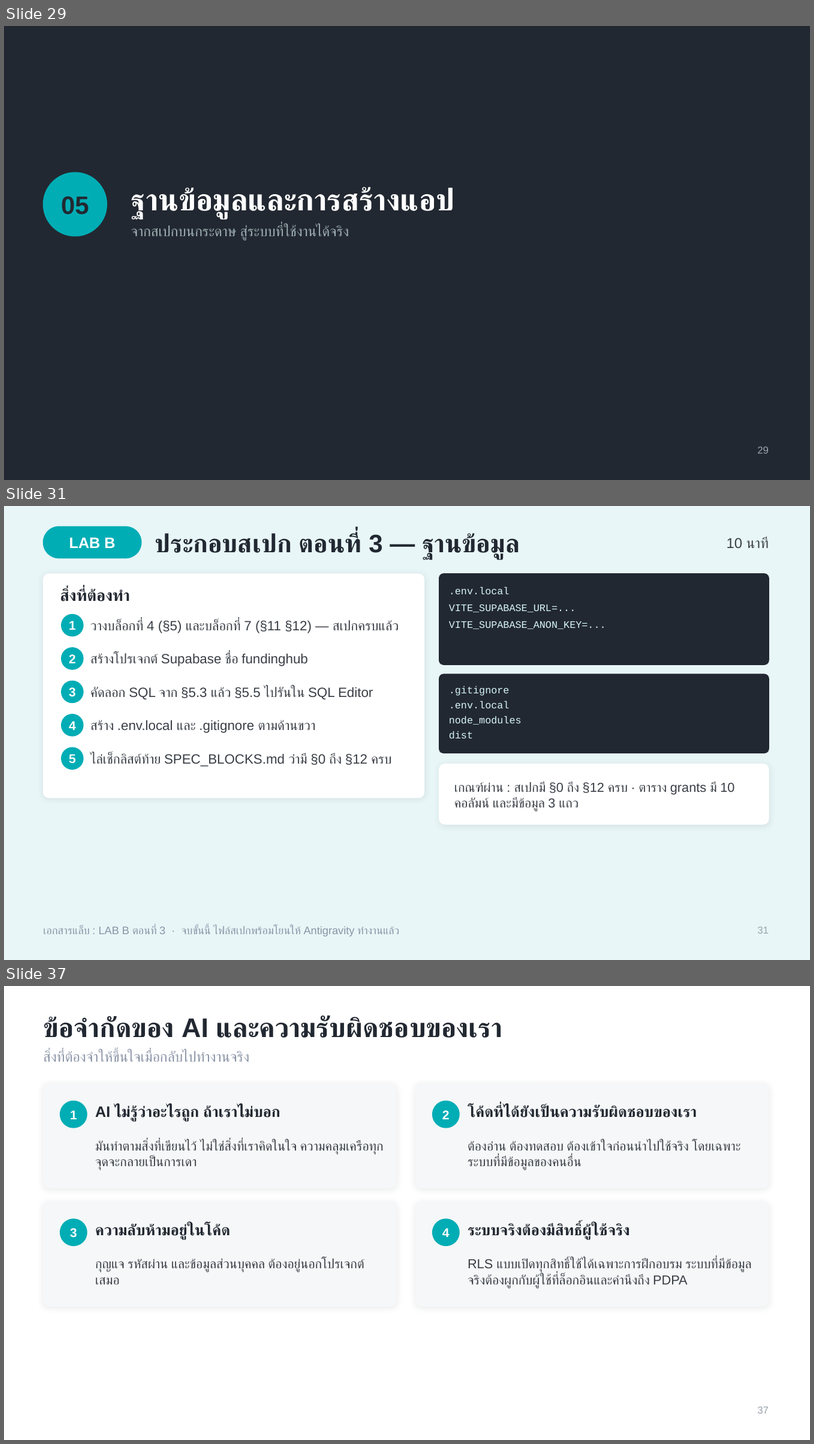
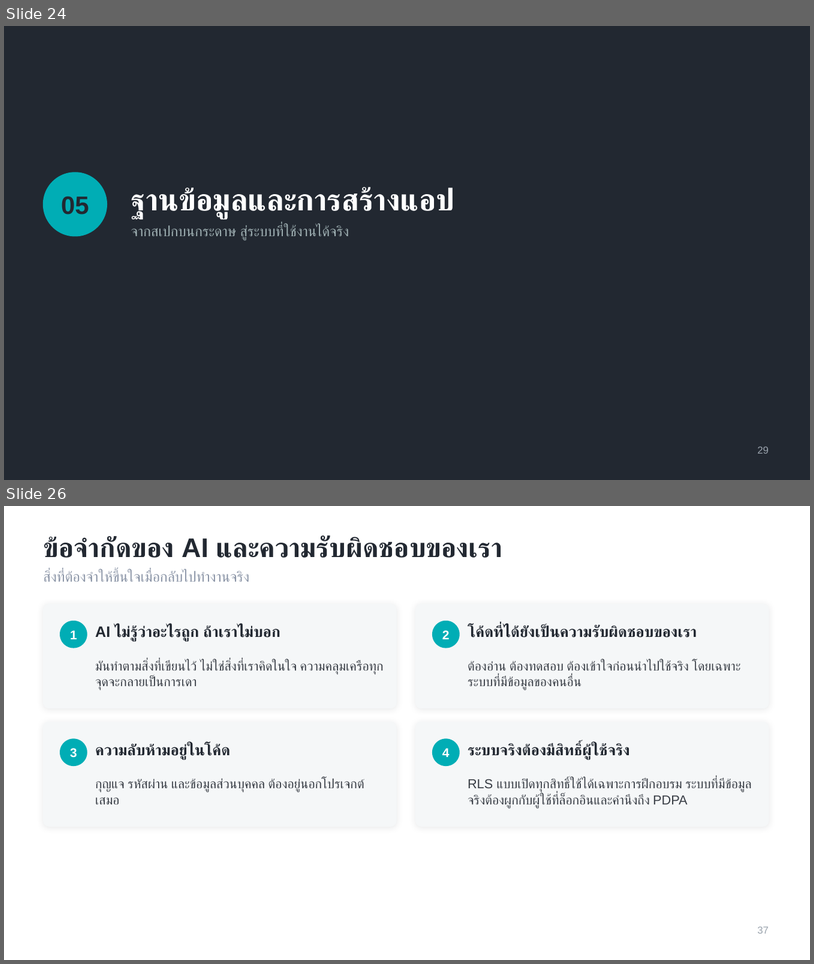
Before and after one commit to dookda/cmu_workshop_antigravity, a slide deck: Funding_Hub_Antigravity_Workshop.pptx. Shown one above the other, each under a label of ours: slides 29, 31 and 37 before the commit, slides 24 and 26 after it; the slides between them are not shown. The pictures are 814x1444 and 814x964 pixels, drawn with LibreOffice and Linux fonts; fonts in the diff are those of the drawing. Boxes give left, top, right and bottom in pixels: in the first picture for what was removed or moved away, otherwise in the second. Text is boxed around its words. In the diff, an @@ line names an element or a change of style, - is before the commit and + after.

```diff
--- a/Funding_Hub_Antigravity_Workshop.pptx
+++ b/Funding_Hub_Antigravity_Workshop.pptx
@@ slide 31 removed at (4,506,810,960), background #E8F6F7 @@
@@ rounded rectangle removed at (44,526,141,558) @@
@@ text removed at (69,537,115,548) @@
-LAB B
@@ text removed at (155,532,520,559) @@
-ประกอบสเปก ตอนที่ 3 — ฐานข้อมูล
@@ text removed at (727,537,769,548) @@
-10 นาที
@@ rounded rectangle removed at (44,574,425,798) @@
@@ rounded rectangle removed at (440,574,769,664) @@
@@ text removed at (60,589,131,601) @@
-สิ่งที่ต้องทำ
@@ text removed at (449,587,606,629) @@
-.env.local
-VITE_SUPABASE_URL=...
-VITE_SUPABASE_ANON_KEY=...
@@ ellipse removed at (62,614,83,636) @@
@@ text removed at (69,621,76,630) @@
-1
@@ text removed at (90,619,399,633) @@
-วางบล็อกที่ 4 (§5) และบล็อกที่ 7 (§11 §12) — สเปกครบแล้ว
@@ ellipse removed at (62,648,83,669) @@
@@ text removed at (69,654,76,663) @@
-2
@@ text removed at (90,653,308,666) @@
-สร้างโปรเจกต์ Supabase ชื่อ fundinghub
@@ ellipse removed at (62,681,83,703) @@
@@ rounded rectangle removed at (440,674,769,753) @@
@@ text removed at (69,687,76,697) @@
-3
@@ text removed at (90,686,373,699) @@
-คัดลอก SQL จาก §5.3 แล้ว §5.5 ไปรันใน SQL Editor
@@ text removed at (449,686,510,738) @@
-.gitignore
-.env.local
-node_modules
-dist
@@ ellipse removed at (62,714,83,736) @@
@@ text removed at (69,721,76,730) @@
-4
@@ text removed at (90,720,316,733) @@
-สร้าง .env.local และ .gitignore ตามด้านขวา
@@ ellipse removed at (62,747,83,769) @@
@@ text removed at (69,754,76,763) @@
-5
@@ text removed at (90,753,392,766) @@
-ไล่เช็กลิสต์ท้าย SPEC_BLOCKS.md ว่ามี §0 ถึง §12 ครบ
@@ rounded rectangle removed at (440,764,769,824) @@
@@ text removed at (455,781,735,811) @@
-เกณฑ์ผ่าน : สเปกมี §0 ถึง §12 ครบ · ตาราง grants มี 10 คอลัมน์ และมีข้อมูล 3 แถว
@@ text removed at (43,925,399,936) @@
-เอกสารแล็บ : LAB B ตอนที่ 3 · จบขั้นนี้ ไฟล์สเปกพร้อมโยนให้ Antigravity ทำงานแล้ว
@@ text removed at (758,926,769,933) @@
-31
@@ what was slide 29 is now slide 24 @@
@@ what was slide 37 is now slide 26 @@
```
Also in this commit, not shown: 2 slides changed, 10 other slides removed, 2 other files.
